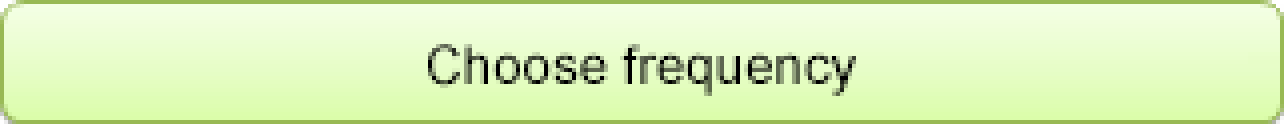
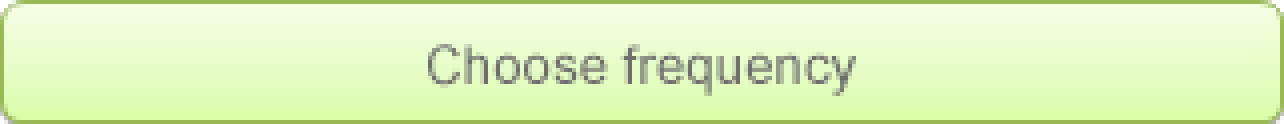
Before/after of a (1284, 124) layered artwork. What changed in the layer stack:
painted on "Choose frequency" over <box>428,44,856,96</box>
